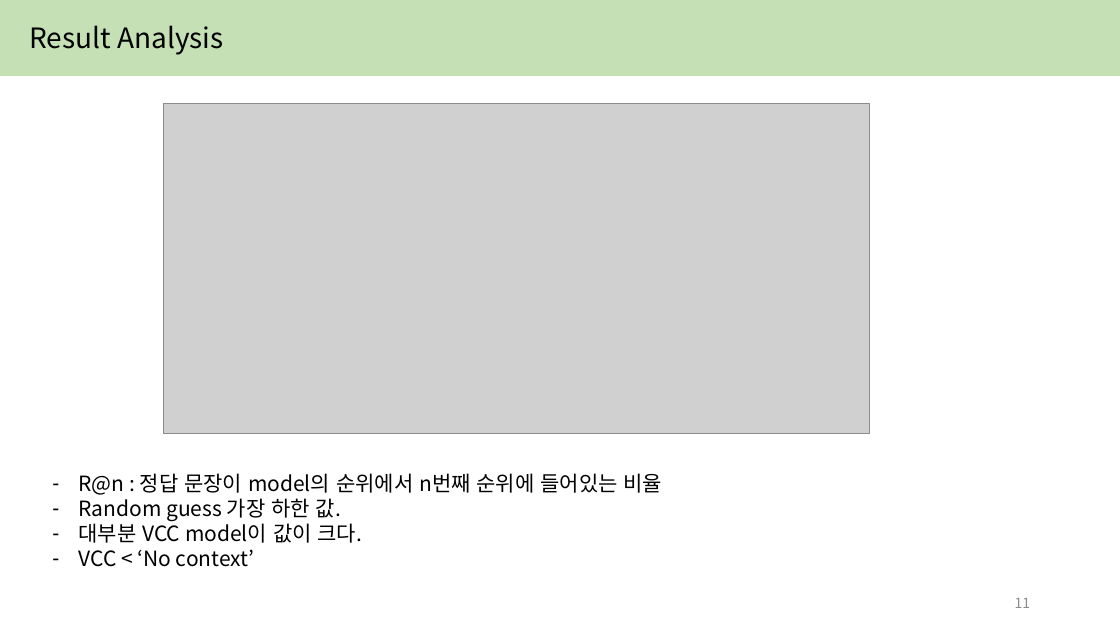
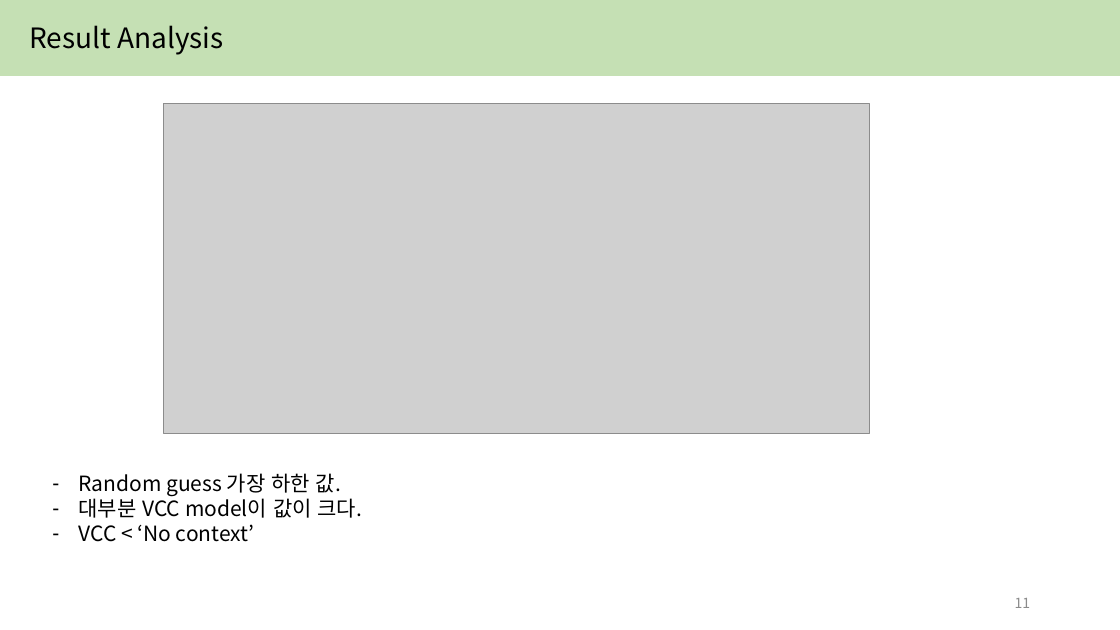
Before and after one commit to yejin087/study_image_caption, a slide deck: slide 11 of 3주차.pptx. Drawn at 1120x630 pixels with LibreOffice and Linux fonts; fonts in the diff are those of the drawing; grey boxes stand for pictures. Boxes give left, top, right and bottom in pixels: in the first picture for what was removed or moved away, otherwise in the second. Text is boxed around its words. In the diff, an @@ line names an element or a change of style, - is before the commit and + after.

```diff
--- a/3주차.pptx
+++ b/3주차.pptx
@@ text at [79, 473, 663, 495]: paragraph removed @@
-– R@n : 정답 문장이 model의 순위에서 n번째 순위에 들어있는 비율
```
Also in this commit, not shown: 4 other slides changed.
